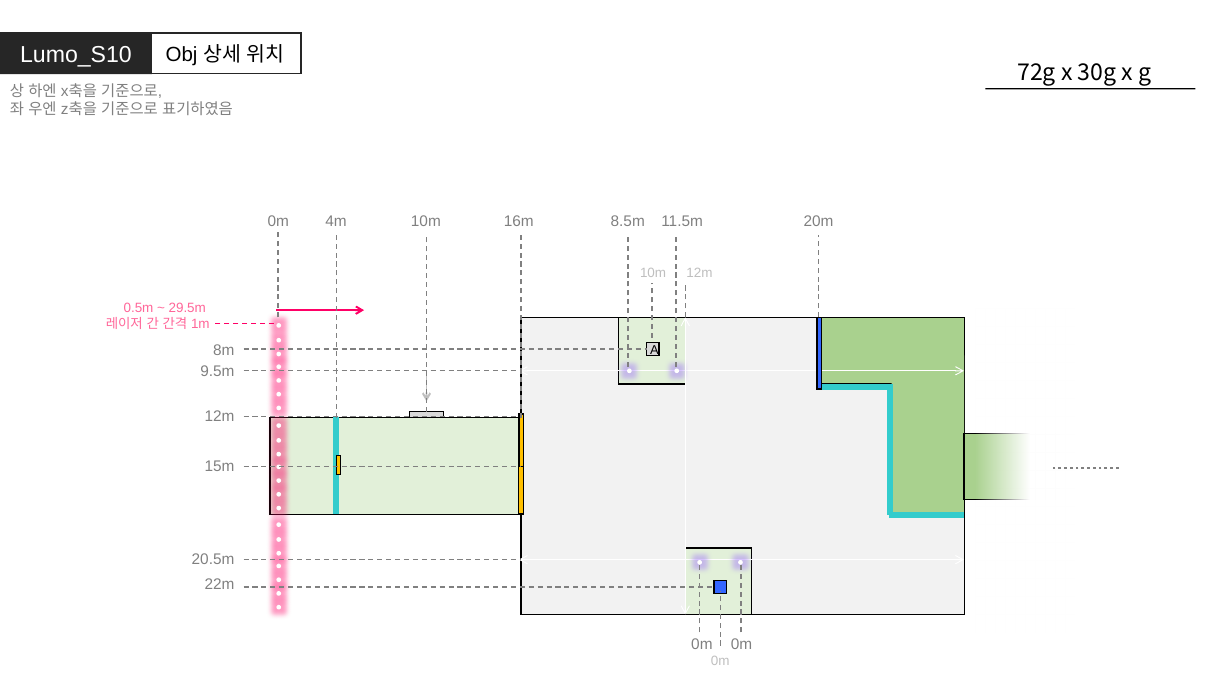
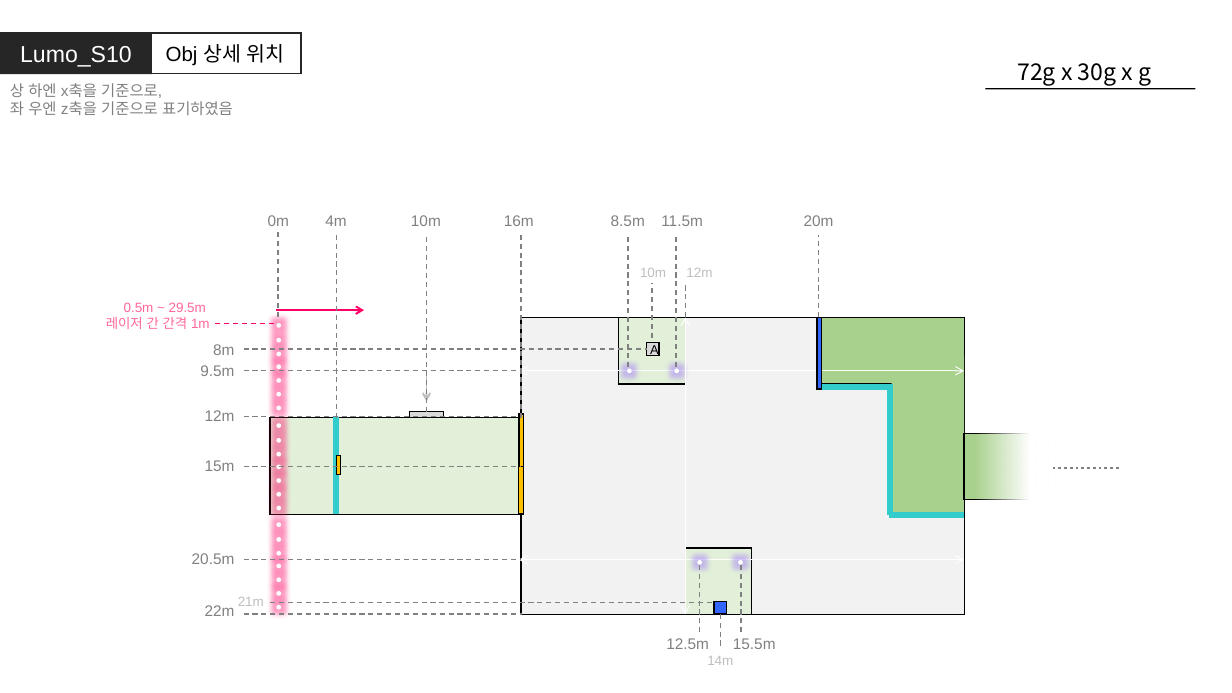
Before and after one commit to GGMGangsterHamster/GangsterHamster, a slide deck: slide 8 of Documents/Lumo_Stage.pptx. Drawn at 1232x693 pixels with LibreOffice and Linux fonts; fonts in the diff are those of the drawing. Boxes give left, top, right and bottom in pixels: in the first picture for what was removed or moved away, otherwise in the second. Text is boxed around its words. In the diff, an @@ line names an element or a change of style, - is before the commit and + after.

```diff
--- a/Documents/Lumo_Stage.pptx
+++ b/Documents/Lumo_Stage.pptx
@@ text "22m" moved from (x1=205, y1=578, x2=235, y2=589) to (x1=205, y1=605, x2=235, y2=616) @@
@@ text added at (x1=238, y1=597, x2=264, y2=606), 10.5 pt, text #BFBFBF @@
+21m
@@ line moved from (244, 587) - (714, 587) to (244, 614) - (522, 614) @@
@@ line added from (270, 603) to (714, 603), #808080 1 pt dashed @@
@@ rectangle moved from (x1=714, y1=581, x2=727, y2=594) to (x1=714, y1=602, x2=727, y2=615) @@
@@ line moved from (721, 646) - (721, 592) to (721, 646) - (721, 614) @@
@@ text at (x1=666, y1=638, x2=709, y2=649): text changed @@
-0m
+12.5m
@@ text at (x1=707, y1=656, x2=733, y2=665): text changed @@
-0m
+14m
@@ text at (x1=733, y1=638, x2=776, y2=649): text changed @@
-0m
+15.5m
```
Also in this commit, not shown: 3 other slides changed, 2 slides added.
